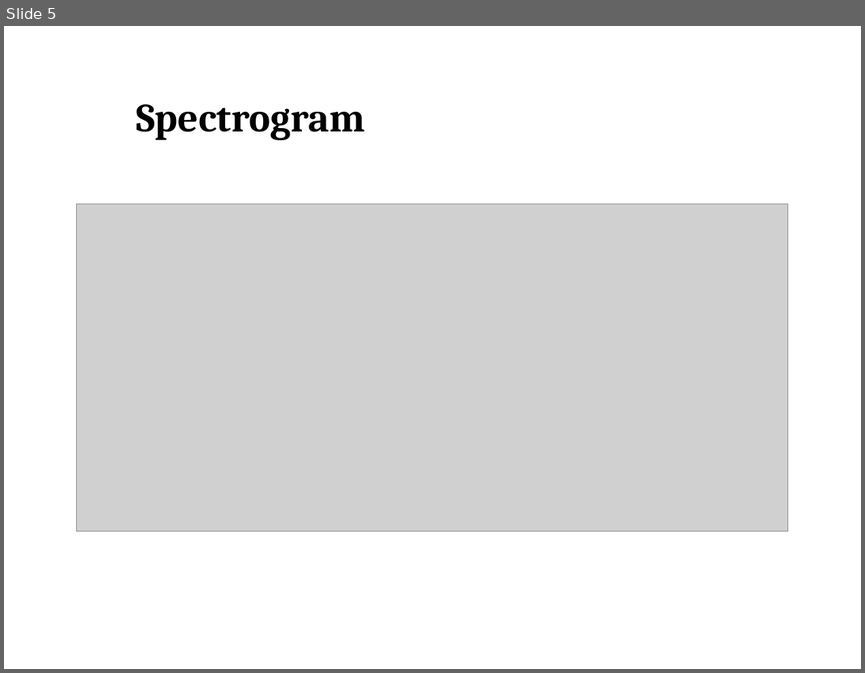
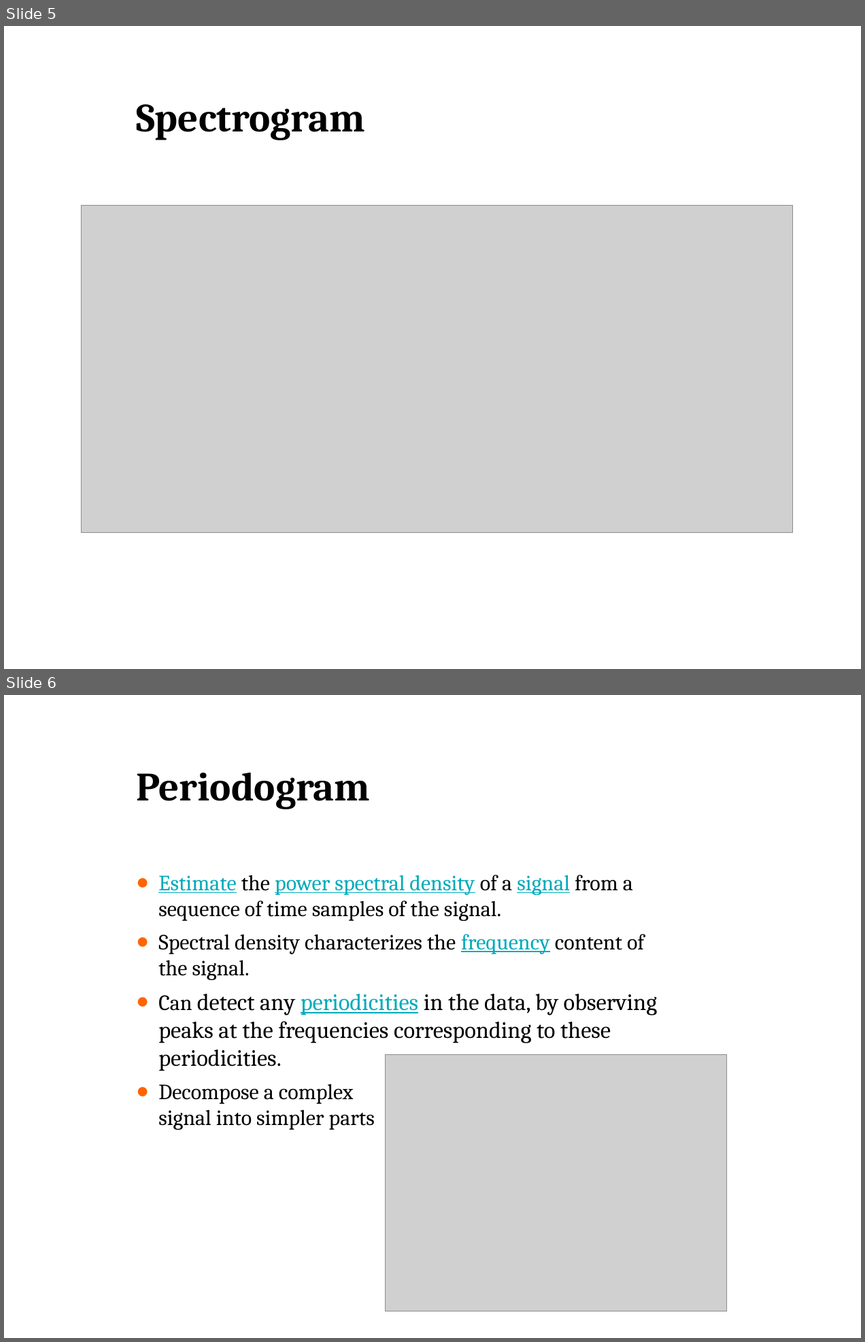
Before and after one commit to ada/case-based-reasoning, a slide deck: report/presentation.pptx. Shown one above the other, each under a label of ours: slide 5 before the commit, slides 5 and 6 after it. The pictures are 865x673 and 865x1342 pixels, drawn with LibreOffice and Linux fonts; fonts in the diff are those of the drawing; grey boxes stand for pictures; background and template pictures are left out. Boxes give left, top, right and bottom in pixels: in the first picture for what was removed or moved away, otherwise in the second. Text is boxed around its words. In the diff, an @@ line names an element or a change of style, - is before the commit and + after.

```diff
--- a/report/presentation.pptx
+++ b/report/presentation.pptx
@@ slide 6 added at bbox=[4, 695, 861, 1338], background #FFFFFF @@
@@ title added at bbox=[136, 773, 371, 809], 48 pt, text #000000, bold @@
+Periodogram
@@ text added at bbox=[158, 875, 657, 1130], 26 pt, text #000000 @@
+● Estimate the power spectral density of a signal from a sequence of time samples of the signal.
+● Spectral density characterizes the frequency content of the signal.
+● Can detect any periodicities in the data, by observing peaks at the frequencies corresponding to these periodicities.
+● Decompose a complex
+  signal into simpler parts
@@ picture added at bbox=[385, 1054, 726, 1310] @@
@@ slide 5 changed as well @@
@@ picture: place and size @@
-picture at bbox=[76, 203, 787, 531]
+picture at bbox=[81, 205, 792, 533]
```
Also in this commit, not shown: 7 other slides changed, 1 slide removed.
